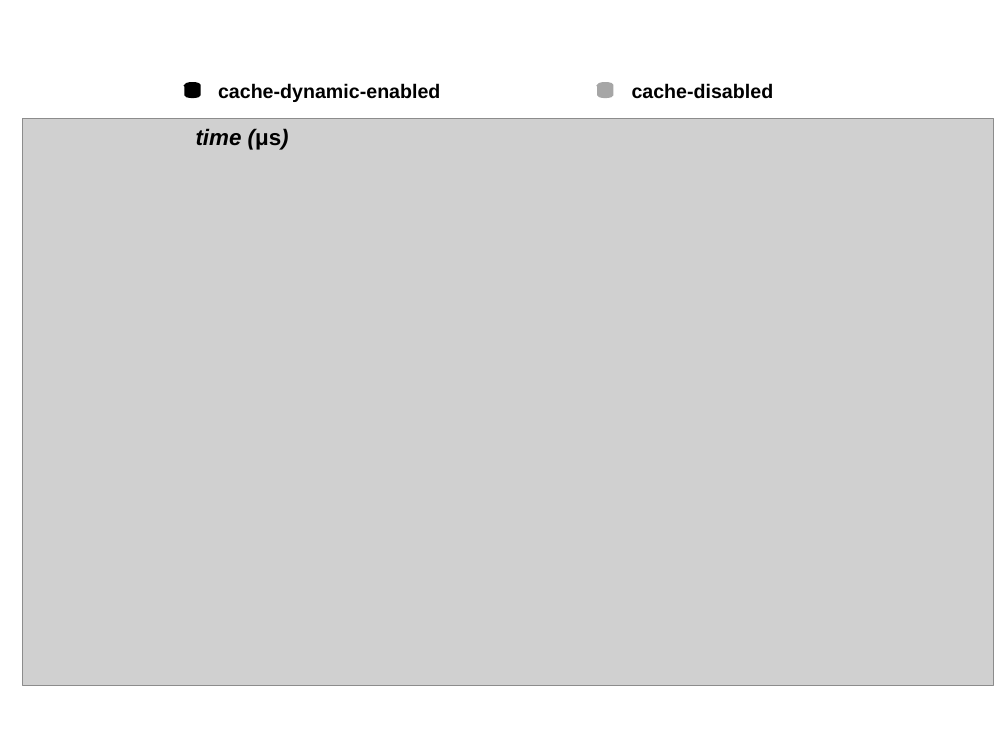
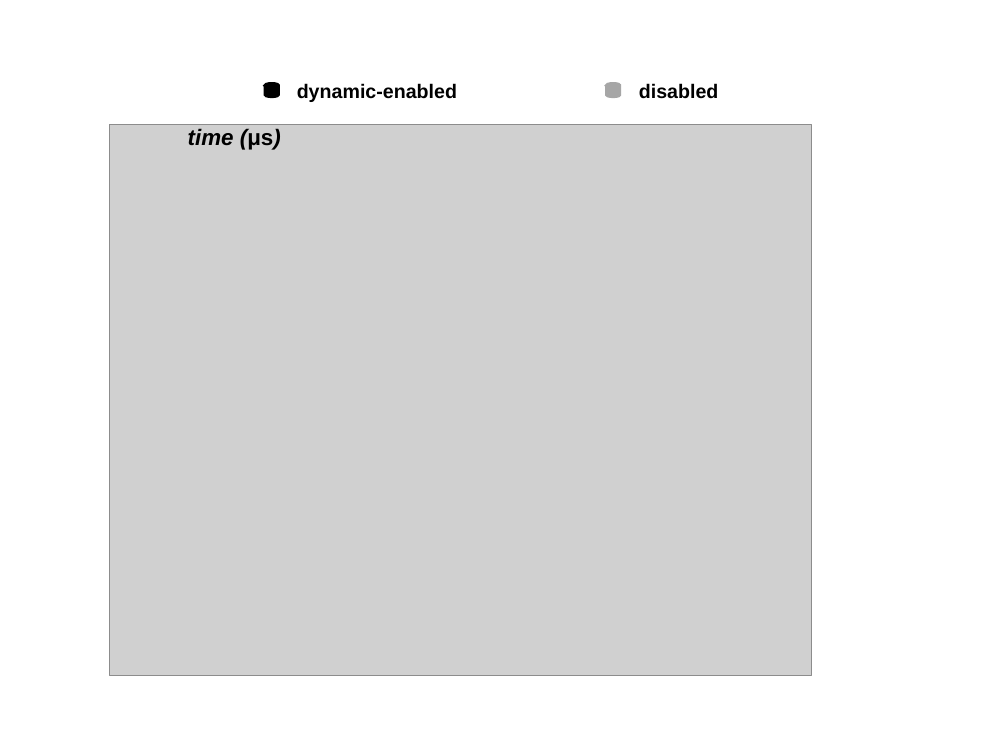
Before and after one commit to strongerwill/FastIO, a slide deck: slide 1 of doc/materials/steady_enabled_qi_benchmarks/lmbench.ppt. Drawn at 1008x756 pixels with LibreOffice and Linux fonts; fonts in the diff are those of the drawing; grey boxes stand for pictures. Boxes give left, top, right and bottom in pixels: in the first picture for what was removed or moved away, otherwise in the second. Text is boxed around its words. In the diff, an @@ line names an element or a change of style, - is before the commit and + after.

```diff
--- a/doc/materials/steady_enabled_qi_benchmarks/lmbench.ppt
+++ b/doc/materials/steady_enabled_qi_benchmarks/lmbench.ppt
@@ cylinder: place and size @@
-cylinder at [186,85,199,97]
+cylinder at [266,85,278,97]
@@ text at [297,83,457,102]: text changed @@
-cache-dynamic-enabled
+dynamic-enabled
@@ cylinder: place and size @@
-cylinder at [600,85,612,97]
+cylinder at [607,85,619,97]
@@ text at [639,83,719,99]: text changed @@
-cache-disabled
+disabled
@@ text "time (μs)": place and size @@
-text "time (μs)" at [196,128,289,150]
+text "time (μs)" at [188,128,281,150]
@@ picture: place and size @@
-picture at [22,119,994,685]
+picture at [110,124,811,675]
```
Also in this commit, not shown: 25 other files.
